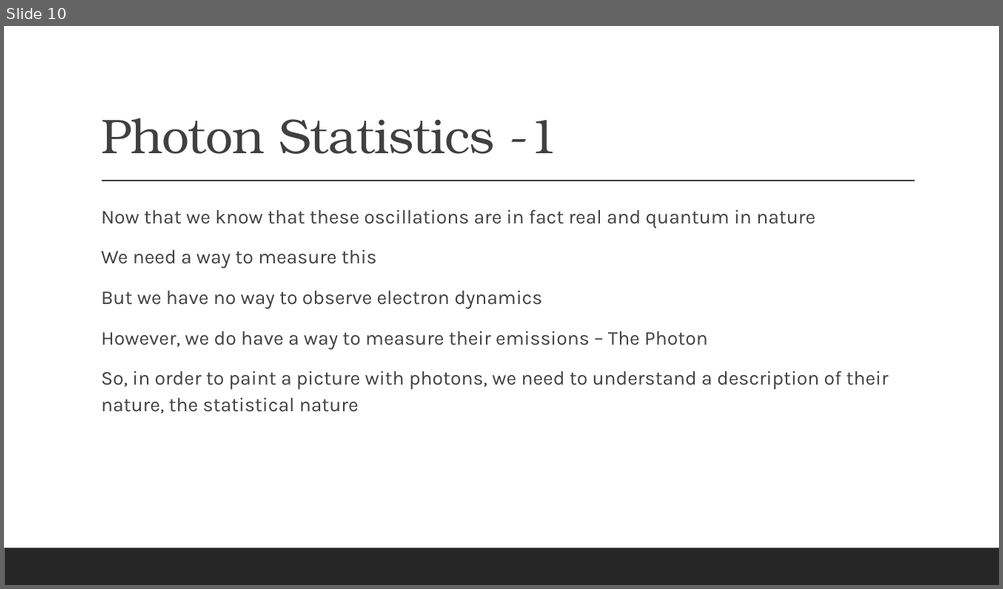
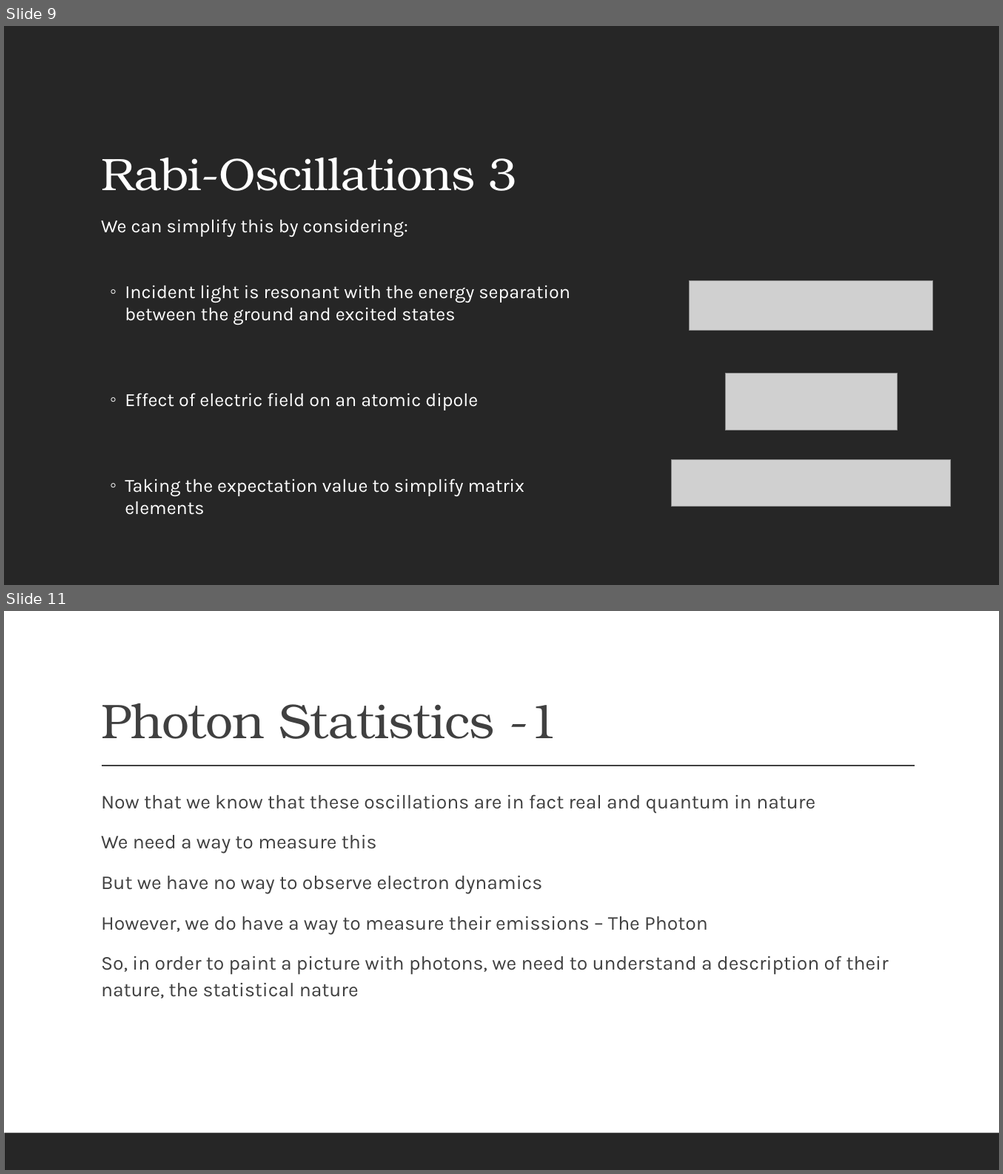
Before and after one commit to Suthendran/PHYS-437-B-Thesis, a slide deck: Electron Musical Chairs.pptx. Shown one above the other, each under a label of ours: slide 10 before the commit, slides 9 and 11 after it; the slides between them are not shown. The pictures are 1003x589 and 1003x1174 pixels, drawn with LibreOffice and Linux fonts; fonts in the diff are those of the drawing; grey boxes stand for pictures. Boxes give left, top, right and bottom in pixels: in the first picture for what was removed or moved away, otherwise in the second. Text is boxed around its words. In the diff, an @@ line names an element or a change of style, - is before the commit and + after.

```diff
--- a/Electron Musical Chairs.pptx
+++ b/Electron Musical Chairs.pptx
@@ slide 9 added at (x1=4, y1=26, x2=999, y2=585), background #262626 @@
@@ rectangle added at (x1=4, y1=26, x2=999, y2=585), fill #262626 @@
@@ title added at (x1=101, y1=158, x2=517, y2=191), 44 pt, text #FFFFFF @@
+Rabi-Oscillations 3
@@ text added at (x1=101, y1=219, x2=570, y2=515), 18 pt, text #FFFFFF @@
+  We can simplify this by considering:
+  ◦ Incident light is resonant with the energy separation between the ground and excited states
+  ◦ Effect of electric field on an atomic dipole
+  ◦ Taking the expectation value to simplify matrix elements
@@ picture added at (x1=689, y1=281, x2=932, y2=330) @@
@@ picture added at (x1=726, y1=374, x2=897, y2=431) @@
@@ picture added at (x1=671, y1=460, x2=950, y2=507) @@
@@ what was slide 10 is now slide 11 @@
```
Also in this commit, not shown: 8 slides changed, 1 other slide added, 1 slide removed, 1 other file.
